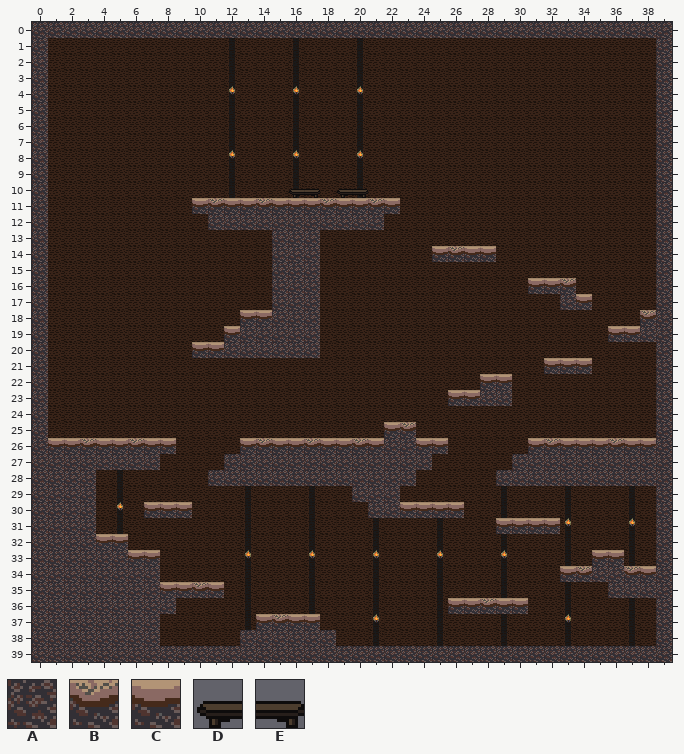
An edit to a level. Tiled map, tileset/tileset.tmx. This is how it looked before the edit.
Cells are 16x16 px. Shown: x 0..39, y 0..39.
Key: from "tileset": A 49, B 50, C 51, D 173, E 174.
_ is an empty cell.
Layers that did not change in this view are not listed.
Layer "wall" before, first column x 14:
 8 ___________________
 9 ___________________
10 __DE_DE____________
11 BCCCBCCBC__________
12 AAAAAAAA___________
13 _AAA_______________
14 _AAA_______CBCC____
15 _AAA_______________
16 _AAA_____________CC
17 _AAA_______________
18 CAAA_______________
19 AAAA_______________
20 AAAA_______________
21 __________________C
22 ______________CC___
After:
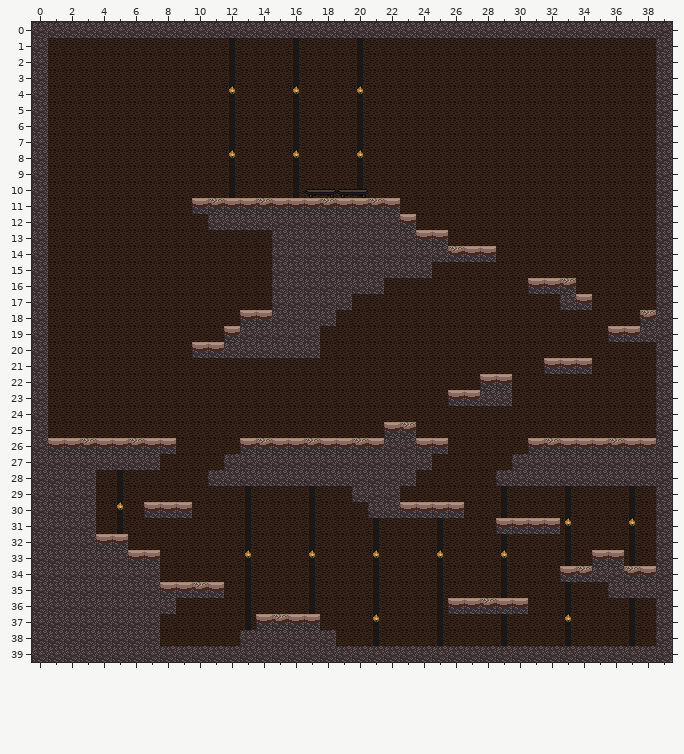
Difference:
Layer "wall":
y 10: x 16..18 DE_ -> _DE
y 12: x 22..23 __ -> AC
y 13: x 18..25 ________ -> AAAAAACC
y 14: x 18..25 _______C -> AAAAAAAA
y 15: x 18..24 _______ -> AAAAAAA
y 16: x 18..21 ____ -> AAAA
y 17: x 18..19 __ -> AA
y 18: x 18 _ -> A
